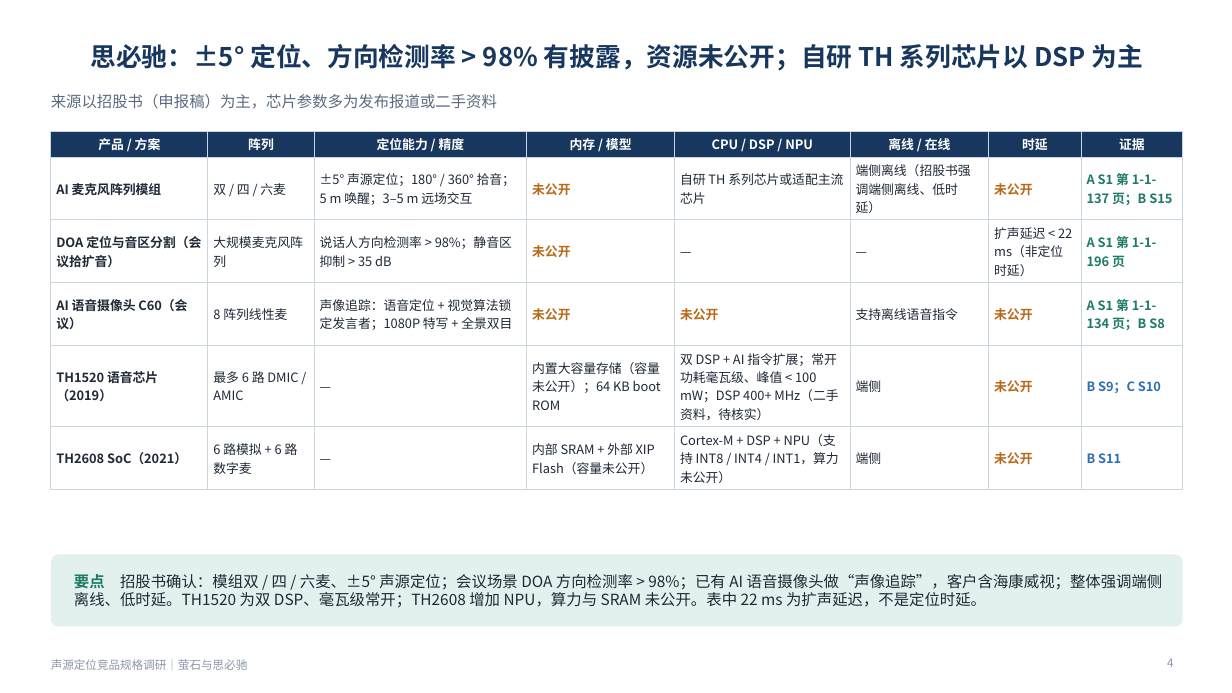
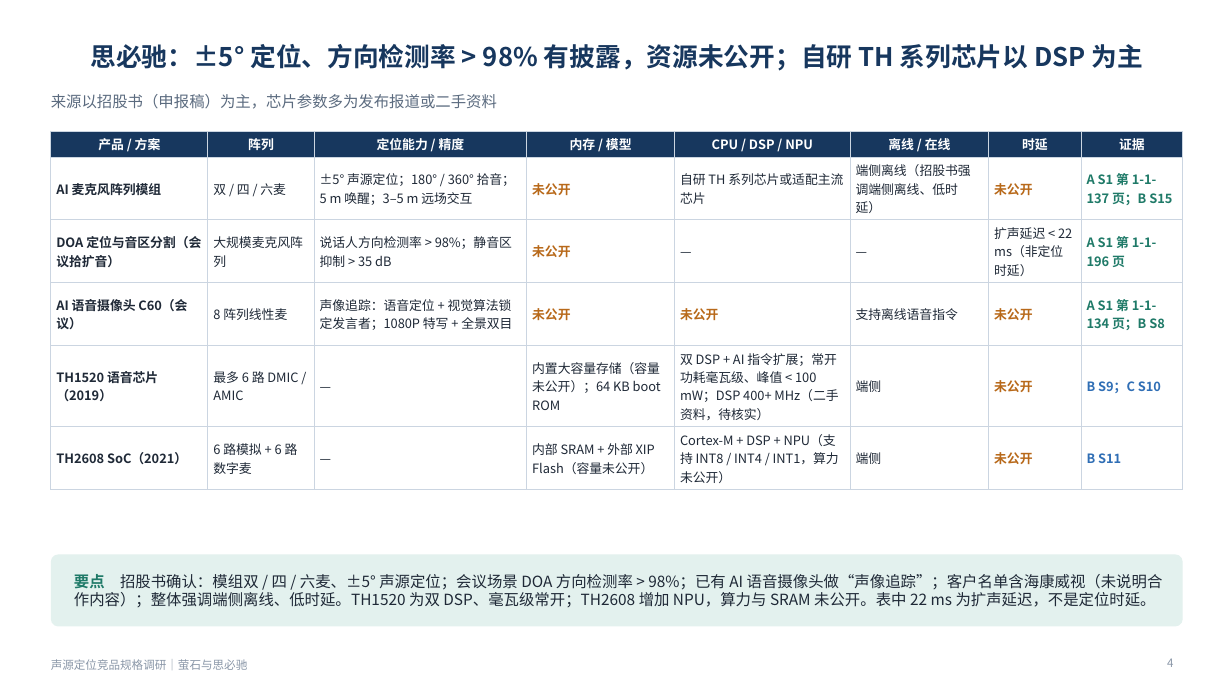
Before and after one commit to ZeroFoxxi/ssl-scene1, a slide deck: slide 4 of 竞品规格调研_萤石与思必驰.pptx. Drawn at 1232x693 pixels with LibreOffice and Linux fonts; fonts in the diff are those of the drawing. Boxes give left, top, right and bottom in pixels: in the first picture for what was removed or moved away, otherwise in the second. Text is boxed around its words. In the diff, an @@ line names an element or a change of style, - is before the commit and + after.

```diff
--- a/竞品规格调研_萤石与思必驰.pptx
+++ b/竞品规格调研_萤石与思必驰.pptx
@@ text at (74,574,1163,607): text changed @@
-要点 招股书确认：模组双 / 四 / 六麦、±5° 声源定位；会议场景 DOA 方向检测率 > 98%；已有 AI 语音摄像头做“声像追踪”，客户含海康威视；整体强调端侧离线、低时延。TH1520 为双 DSP、毫瓦级常开；TH2608 增加 NPU，算力与 SRAM 未公开。表中 22 ms 为扩声延迟，不是定位时延。
+要点 招股书确认：模组双 / 四 / 六麦、±5° 声源定位；会议场景 DOA 方向检测率 > 98%；已有 AI 语音摄像头做“声像追踪”；客户名单含海康威视（未说明合作内容）；整体强调端侧离线、低时延。TH1520 为双 DSP、毫瓦级常开；TH2608 增加 NPU，算力与 SRAM 未公开。表中 22 ms 为扩声延迟，不是定位时延。
```
Also in this commit, not shown: 1 other slide changed, 5 other files.
